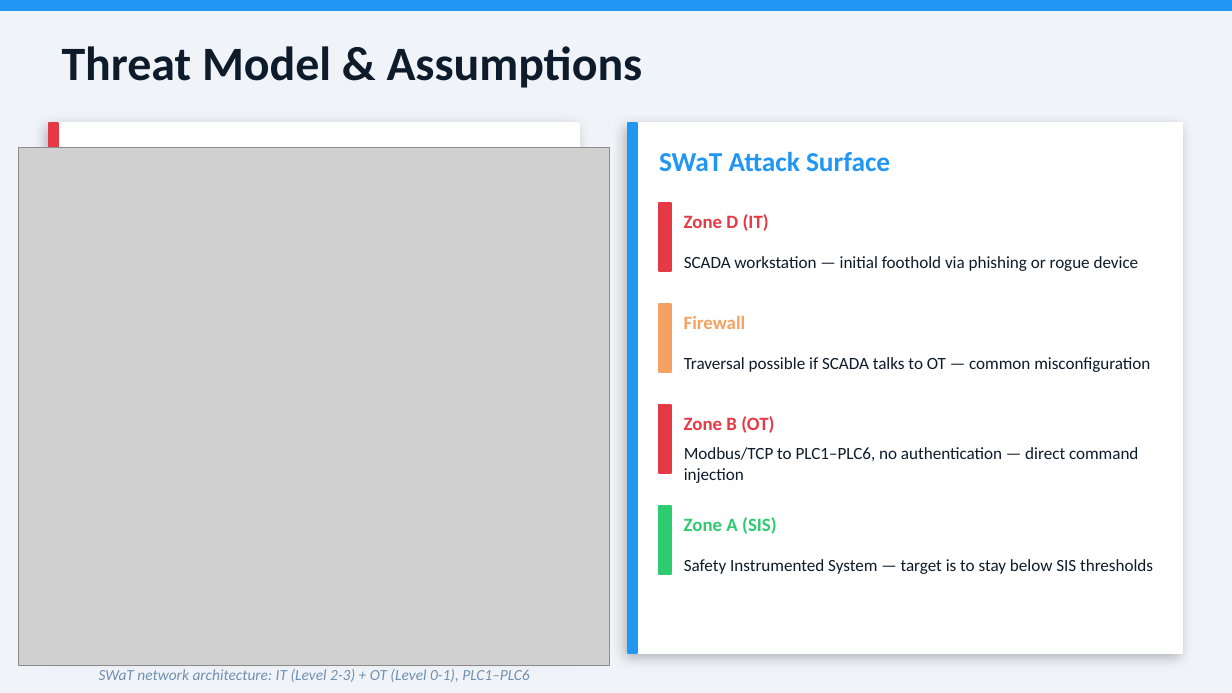
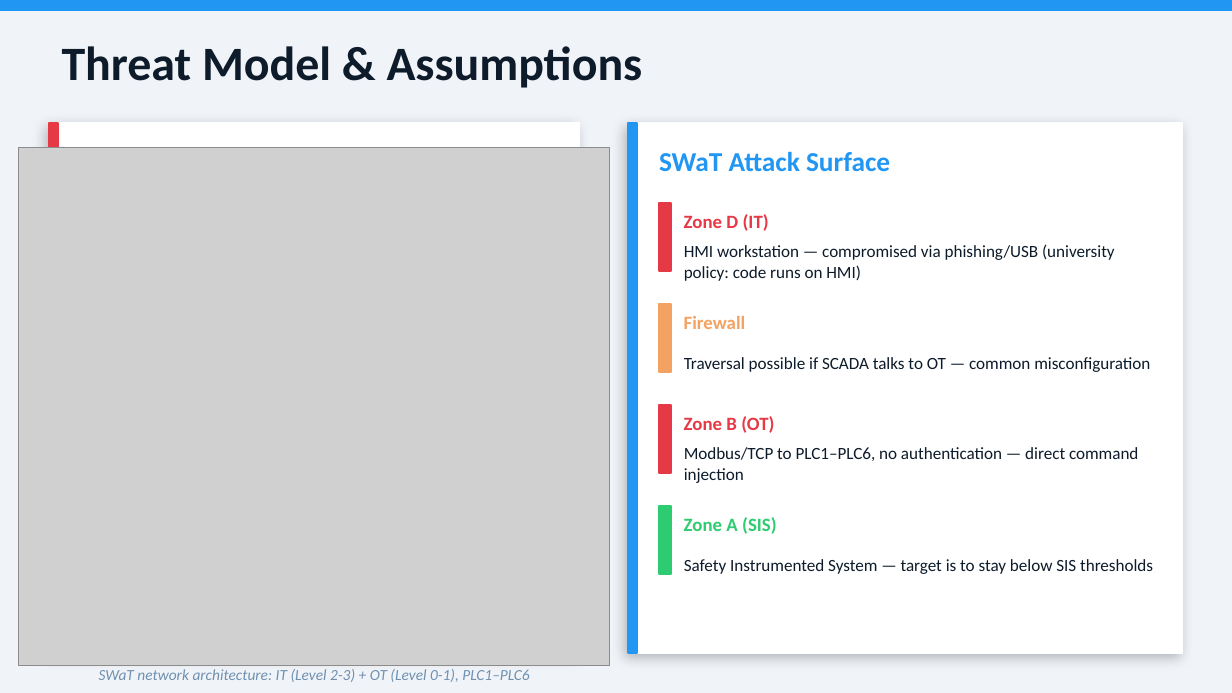
Before and after one commit to kinwee/swat-cps-project, a slide deck: slide 3 of slides/swat_with_images.pptx. Drawn at 1232x693 pixels with LibreOffice and Linux fonts; fonts in the diff are those of the drawing; grey boxes stand for pictures. Boxes give left, top, right and bottom in pixels: in the first picture for what was removed or moved away, otherwise in the second. Text is boxed around its words. In the diff, an @@ line names an element or a change of style, - is before the commit and + after.

Commit message:
update threat model: compromised HMI (no ARP/MITM), EtherNet/IP, pylogix throughout

```diff
--- a/slides/swat_with_images.pptx
+++ b/slides/swat_with_images.pptx
@@ text at (x1=684, y1=244, x2=1115, y2=281): text changed @@
-SCADA workstation — initial foothold via phishing or rogue device
+HMI workstation — compromised via phishing/USB (university policy: code runs on HMI)
```
Also in this commit, not shown: 19 other slides changed, 2 other files.
